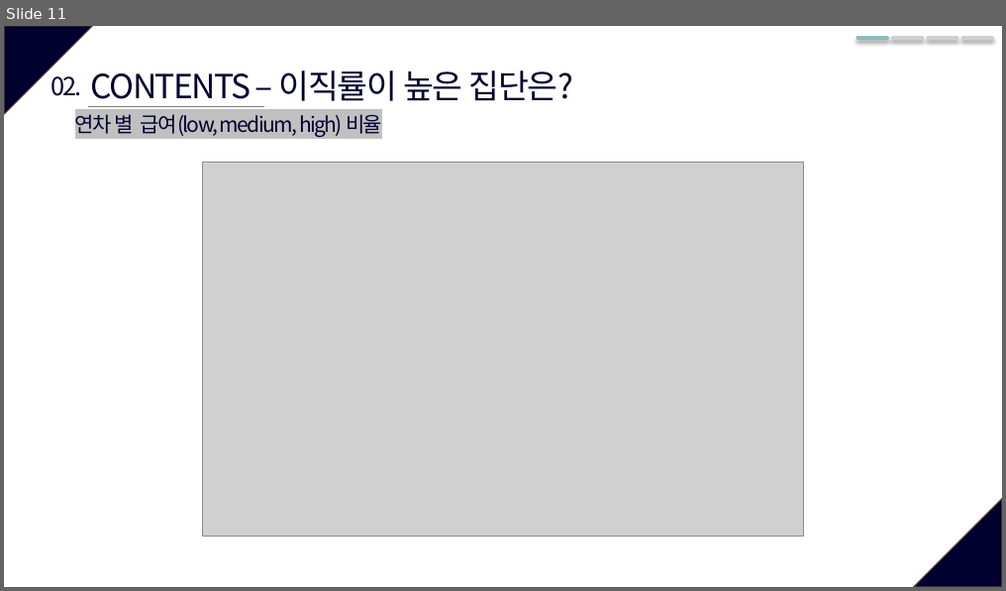
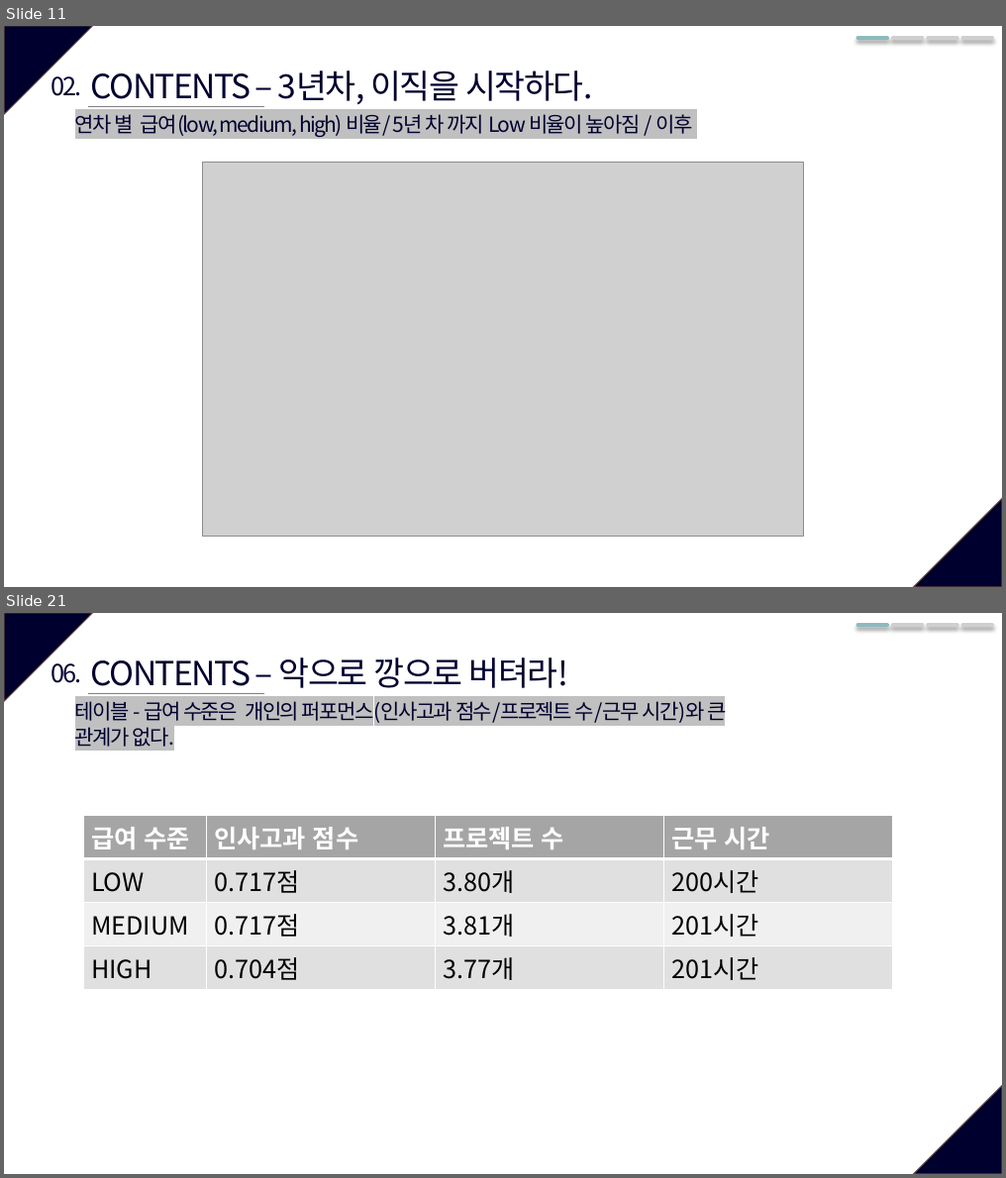
Before and after one commit to JxxHxxx/Ubion-Mini-Project-HR-Analysis, a slide deck: 데이터분석은위대하다.pptx. Shown one above the other, each under a label of ours: slide 11 before the commit, slides 11 and 21 after it; the slides between them are not shown. The pictures are 1006x591 and 1006x1178 pixels, drawn with LibreOffice and Linux fonts; fonts in the diff are those of the drawing; grey boxes stand for pictures. Boxes give left, top, right and bottom in pixels: in the first picture for what was removed or moved away, otherwise in the second. Text is boxed around its words. In the diff, an @@ line names an element or a change of style, - is before the commit and + after.

```diff
--- a/데이터분석은위대하다.pptx
+++ b/데이터분석은위대하다.pptx
@@ slide 21 added at (4,613,1002,1174), background #FFFFFF; not listed: 2 template elements that a slide beside it also shows @@
@@ line added from (858, 625) to (887, 625), #8DBABD 3.5 pt @@
@@ line added from (893, 625) to (923, 625), #D0CECE 3.5 pt @@
@@ line added from (928, 625) to (957, 625), #D0CECE 3.5 pt @@
@@ line added from (963, 625) to (992, 625), #D0CECE 3.5 pt @@
@@ text added at (51,663,82,683), 24 pt, text #00002F @@
+06.
@@ text added at (91,658,569,694), 32 pt, text #00002F @@
+CONTENTS – 악으로 깡으로 버텨라!
@@ text added at (75,699,727,747), 20 pt, text #00002F @@
+테이블 - 급여 수준은 개인의 퍼포먼스(인사고과 점수/프로젝트 수/근무 시간)와 큰 관계가 없다.
@@ line added from (88, 694) to (264, 694), #808080 0.5 pt @@
@@ table added at (83,815,893,984), 4 rows, 4 columns @@
+급여 수준 | 인사고과 점수 | 프로젝트 수 | 근무 시간
+LOW | 0.717점 | 3.80개 | 200시간
+MEDIUM | 0.717점 | 3.81개 | 201시간
+HIGH | 0.704점 | 3.77개 | 201시간
@@ slide 11 changed as well @@
@@ text at (91,71,593,107): text changed @@
-CONTENTS – 이직률이 높은 집단은?
+CONTENTS – 3년차, 이직을 시작하다.
@@ text at (75,114,692,138): text changed @@
-연차 별 급여(low, medium, high) 비율
+연차 별 급여(low, medium, high) 비율/ 5년 차 까지 Low 비율이 높아짐 / 이후
```
Also in this commit, not shown: 6 other slides changed, 13 other slides added, 8 slides removed.
